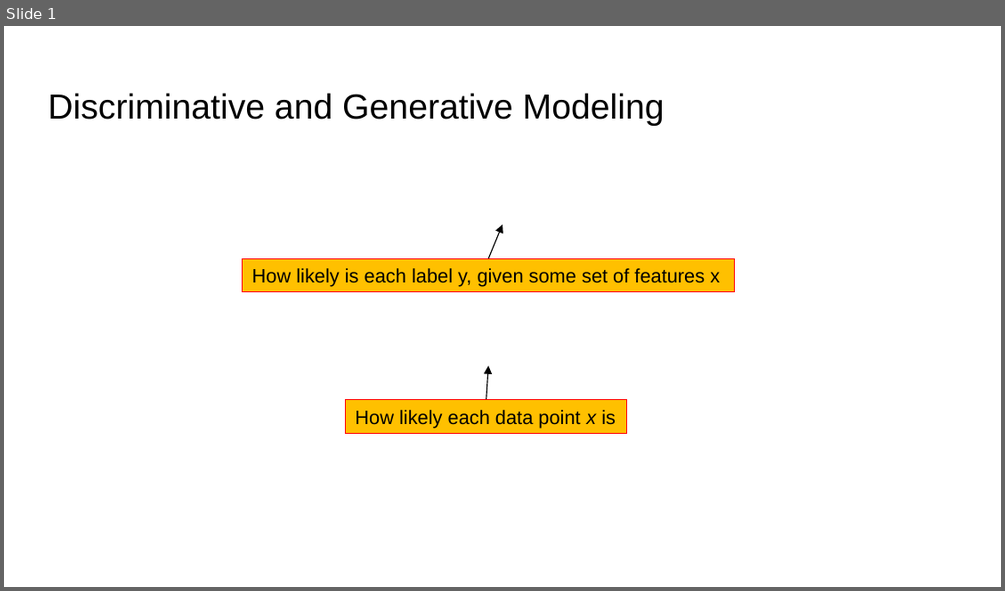
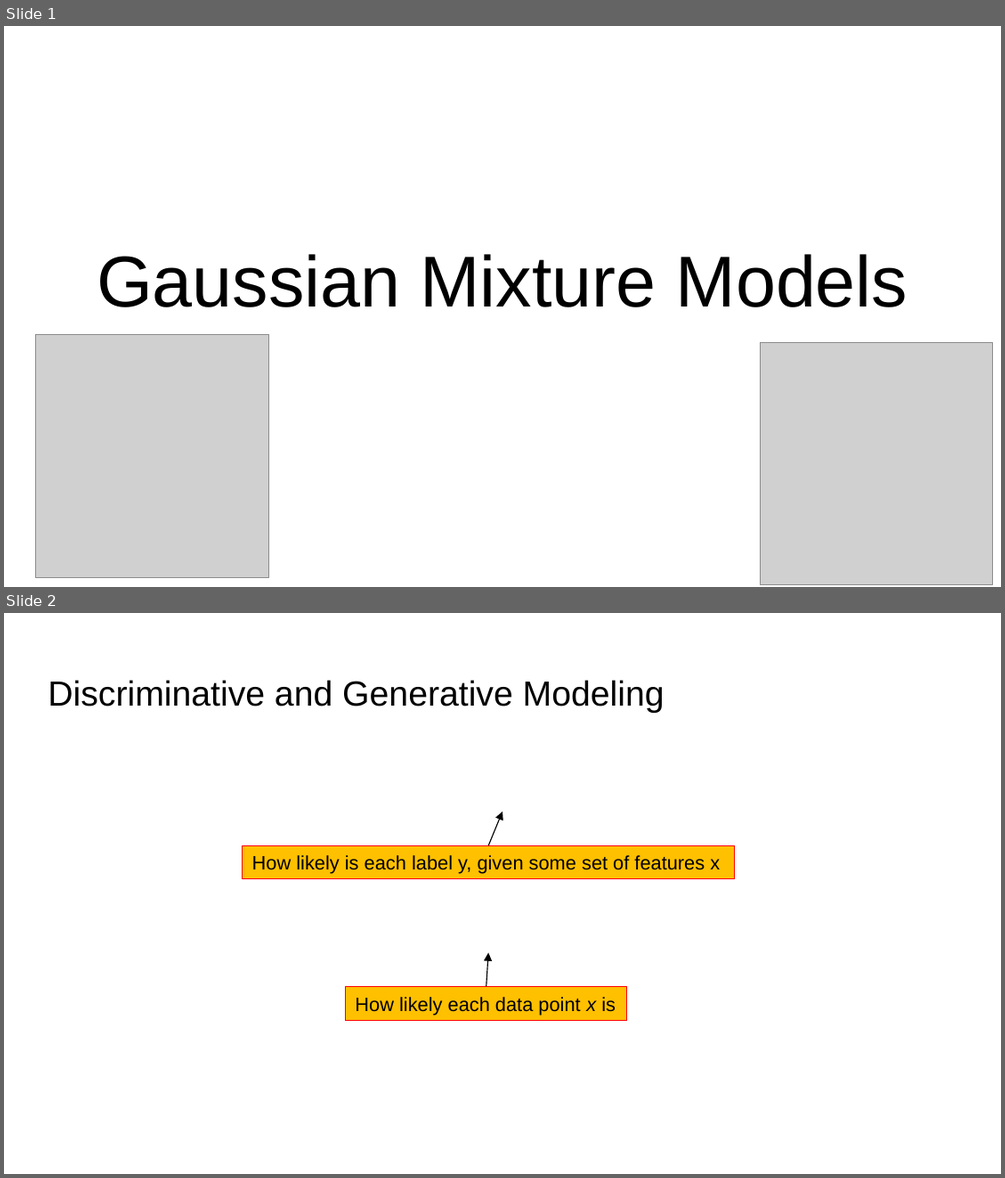
Before and after one commit to BrownCSCI410/f25-website, a slide deck: src/Components/Lectures/slides/GaussianMixtureModels.pptx. Shown one above the other, each under a label of ours: slide 1 before the commit, slides 1 and 2 after it. The pictures are 1005x591 and 1005x1178 pixels, drawn with LibreOffice and Linux fonts; fonts in the diff are those of the drawing; grey boxes stand for pictures. Boxes give left, top, right and bottom in pixels: in the first picture for what was removed or moved away, otherwise in the second. Text is boxed around its words. In the diff, an @@ line names an element or a change of style, - is before the commit and + after.

```diff
--- a/src/Components/Lectures/slides/GaussianMixtureModels.pptx
+++ b/src/Components/Lectures/slides/GaussianMixtureModels.pptx
@@ slide 1 added at box(4, 26, 1001, 587), background #FFFFFF @@
@@ title added at box(97, 254, 907, 307), 52 pt, text #000000 @@
+Gaussian Mixture Models
@@ picture added at box(36, 335, 269, 577) @@
@@ picture added at box(760, 342, 993, 584) @@
@@ what was slide 1 is now slide 2 @@
```
Also in this commit, not shown: 4 other slides added.
